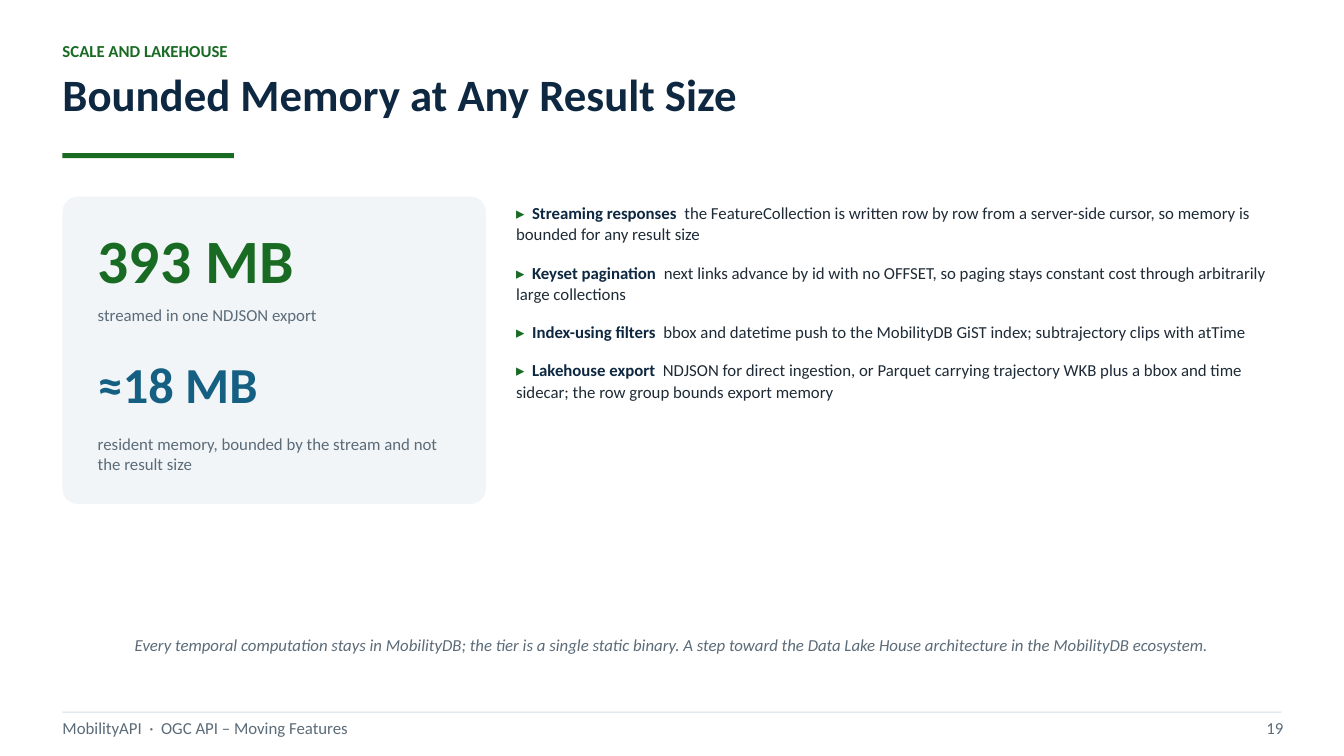
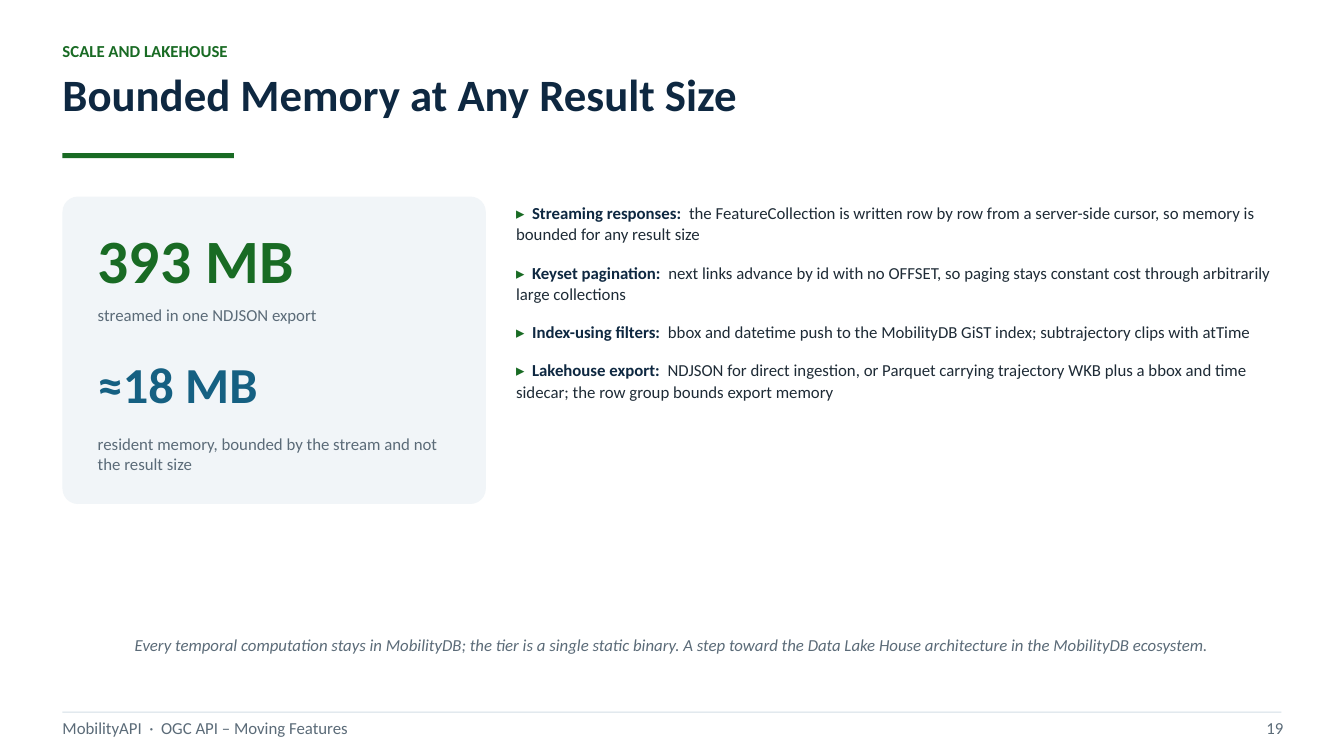
Before and after one commit to MobilityDB/MobilityAPI, a slide deck: slide 22 of MobilityAPIV5.pptx. Drawn at 1344x756 pixels with LibreOffice and Linux fonts; fonts in the diff are those of the drawing. Boxes give left, top, right and bottom in pixels: in the first picture for what was removed or moved away, otherwise in the second. Text is boxed around its words. In the diff, an @@ line names an element or a change of style, - is before the commit and + after.

```diff
--- a/MobilityAPIV5.pptx
+++ b/MobilityAPIV5.pptx
@@ text at [516,207,1270,401]: text changed @@
-▸ Streaming responses the FeatureCollection is written row by row from a server-side cursor, so memory is bounded for any result size
-▸ Keyset pagination next links advance by id with no OFFSET, so paging stays constant cost through arbitrarily large collections
-▸ Index-using filters bbox and datetime push to the MobilityDB GiST index; subtrajectory clips with atTime
-▸ Lakehouse export NDJSON for direct ingestion, or Parquet carrying trajectory WKB plus a bbox and time sidecar; the row group bounds export memory
+▸ Streaming responses: the FeatureCollection is written row by row from a server-side cursor, so memory is bounded for any result size
+▸ Keyset pagination: next links advance by id with no OFFSET, so paging stays constant cost through arbitrarily large collections
+▸ Index-using filters: bbox and datetime push to the MobilityDB GiST index; subtrajectory clips with atTime
+▸ Lakehouse export: NDJSON for direct ingestion, or Parquet carrying trajectory WKB plus a bbox and time sidecar; the row group bounds export memory
```
Also in this commit, not shown: 14 other slides changed, 1 other file.
